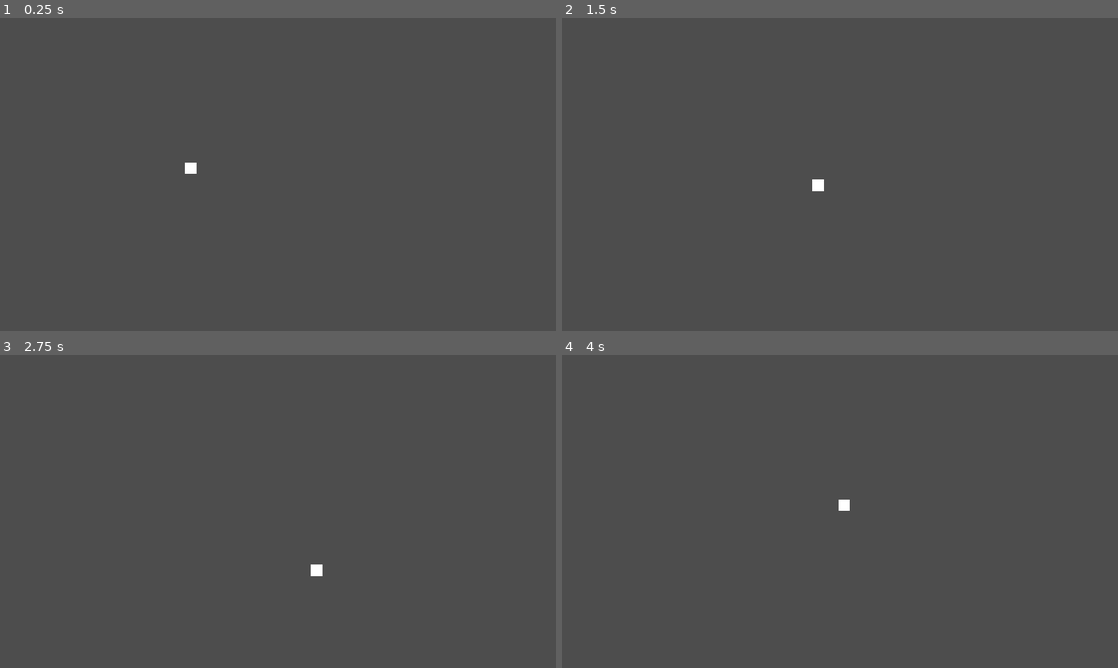
Above: before the commit, frames 1-4 (two rows, left to right).
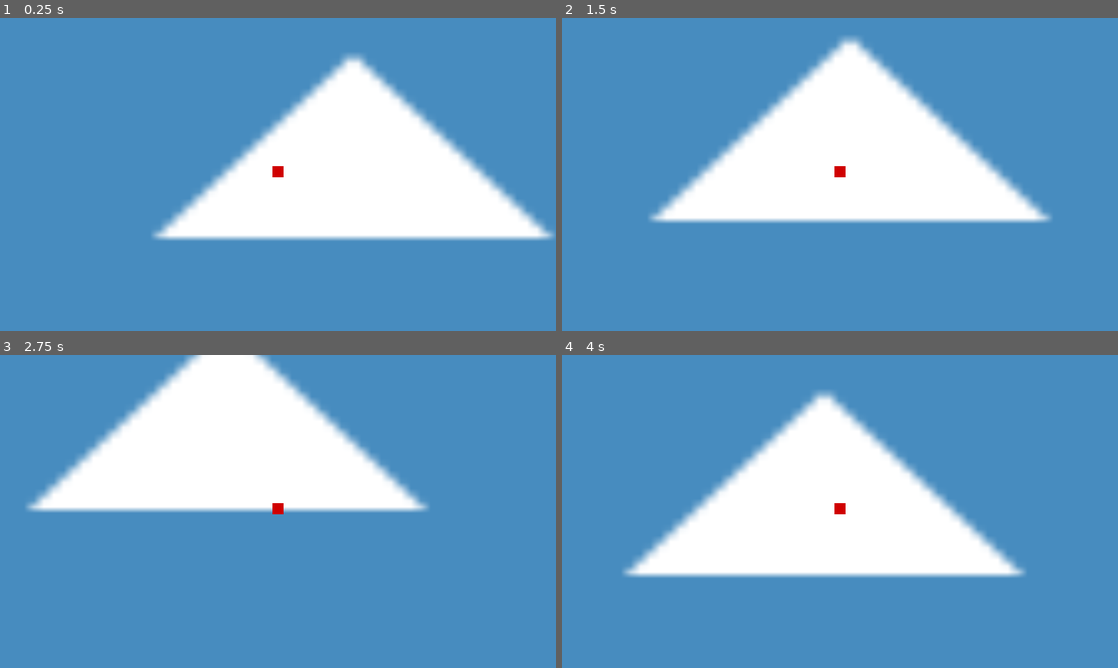
Above: after the commit, the same moments.

Repository: DrOtter3000/ctrlottdelete
Game: Godot game, scene res://Levels/level_1.tscn
The game is run twice, just before and just after one commit, with the same random seed, the same clock (stepped at 60 frames per second) and the same inputs. The engine's default icon, where the game draws it, is replaced by a stand-in: a white triangle on a blue panel in a dark square.
Inputs:
- Up to frame 1 (0.25 s): no input
- Up to frame 2 (1.5 s): tap Enter at 0.5 s; hold D (right) 0.53-1.28 s; hold S (down) from 1.28 s (still down)
- Up to frame 3 (2.75 s): release S (down) at 2.03 s; hold D (right) from 2.03 s (still down)
- Up to frame 4 (4 s): release D (right) at 2.78 s; hold W (up) 2.78-3.53 s; hold A (left) from 3.53 s (still down)

The runs differ from the first frame. In frame 1, 100% of the frame differs, in the area x 0-100%, y 0-100%; in frame 2, 100%; in frame 3, 100%; in frame 4, 100%.

Commit message:
add pause menu

Diff:
--- /dev/null
+++ b/Levels/level.gd
@@ -0,0 +1 @@
+extends Node2D
--- a/Levels/level_1.tscn
+++ b/Levels/level_1.tscn
@@ -1,8 +1,16 @@
-[gd_scene load_steps=2 format=3 uid="uid://br5iiks6kjm3i"]
+[gd_scene load_steps=4 format=3 uid="uid://br5iiks6kjm3i"]
 
 [ext_resource type="PackedScene" uid="uid://j6rr43ltwdd" path="res://Player/player.tscn" id="1_06dtt"]
+[ext_resource type="Script" path="res://Levels/level.gd" id="1_8r4jo"]
+[ext_resource type="Texture2D" uid="uid://c3b4ck2lggy2n" path="res://icon.svg" id="3_bxp7x"]
 
 [node name="Level_1" type="Node2D"]
+script = ExtResource("1_8r4jo")
+
+[node name="Icon" type="Sprite2D" parent="."]
+position = Vector2(919.5, 705.5)
+scale = Vector2(34.2734, 21.1328)
+texture = ExtResource("3_bxp7x")
 
 [node name="PlayerStartPosition" type="Marker2D" parent="." groups=["PlayerStartPosition"]]
 position = Vector2(659, 528)
--- a/Player/player.gd
+++ b/Player/player.gd
@@ -1,5 +1,6 @@
 extends CharacterBody2D
 
+@onready var pause_menu: Control = $PauseMenu
 
 const SPEED = 300.0
 const JUMP_VELOCITY = -400.0
@@ -9,6 +10,12 @@
 	position = get_tree().get_first_node_in_group("PlayerStartPosition").global_position
 
 
+func _process(delta: float) -> void:
+	if Input.is_action_just_pressed("Pause"):
+		pause_menu.switch_visibility()
+		get_tree().paused = true
+
+
 func _physics_process(delta: float) -> void:
 	var direction = Input.get_vector("left", "right", "up", "down")
 	velocity = direction * SPEED
--- a/Player/player.tscn
+++ b/Player/player.tscn
@@ -1,9 +1,12 @@
-[gd_scene load_steps=2 format=3 uid="uid://j6rr43ltwdd"]
+[gd_scene load_steps=3 format=3 uid="uid://j6rr43ltwdd"]
 
 [ext_resource type="Script" path="res://Player/player.gd" id="1_fr5kr"]
+[ext_resource type="PackedScene" uid="uid://cjvpa5aygihbw" path="res://UI/pause_menu.tscn" id="2_tdi36"]
 
 [node name="Player" type="CharacterBody2D"]
 script = ExtResource("1_fr5kr")
+
+[node name="Camera2D" type="Camera2D" parent="."]
 
 [node name="PlayerColission" type="CollisionShape2D" parent="."]
 
@@ -15,3 +18,7 @@
 offset_right = 20.0
 offset_bottom = 10.0
 pivot_offset = Vector2(20, 30)
+color = Color(0.815686, 0, 0, 1)
+
+[node name="PauseMenu" parent="." instance=ExtResource("2_tdi36")]
+visible = false
--- /dev/null
+++ b/UI/pause_menu.gd
@@ -0,0 +1,11 @@
+extends Control
+
+
+
+func switch_visibility() -> void:
+	visible = !visible
+
+
+func _on_btn_back_pressed() -> void:
+	switch_visibility()
+	get_tree().paused = false
--- /dev/null
+++ b/UI/pause_menu.tscn
@@ -0,0 +1,44 @@
+[gd_scene load_steps=3 format=3 uid="uid://cjvpa5aygihbw"]
+
+[ext_resource type="FontFile" uid="uid://dyey30lwflix3" path="res://Fonts/Marker Felt.ttf" id="1_j6tha"]
+[ext_resource type="Script" path="res://UI/pause_menu.gd" id="1_wvlub"]
+
+[node name="PauseMenu" type="Control"]
+process_mode = 3
+layout_mode = 3
+anchors_preset = 15
+anchor_right = 1.0
+anchor_bottom = 1.0
+grow_horizontal = 2
+grow_vertical = 2
+script = ExtResource("1_wvlub")
+
+[node name="VBoxContainer" type="VBoxContainer" parent="."]
+layout_mode = 1
+anchors_preset = 8
+anchor_left = 0.5
+anchor_top = 0.5
+anchor_right = 0.5
+anchor_bottom = 0.5
+offset_left = -100.0
+offset_top = -92.0
+offset_right = 100.0
+offset_bottom = 92.0
+grow_horizontal = 2
+grow_vertical = 2
+theme_override_constants/separation = 16
+
+[node name="LblPause" type="Label" parent="VBoxContainer"]
+layout_mode = 2
+theme_override_fonts/font = ExtResource("1_j6tha")
+theme_override_font_sizes/font_size = 64
+text = "Pause"
+horizontal_alignment = 1
+
+[node name="BtnBack" type="Button" parent="VBoxContainer"]
+custom_minimum_size = Vector2(200, 80)
+layout_mode = 2
+size_flags_horizontal = 4
+text = "Back"
+
+[connection signal="pressed" from="VBoxContainer/BtnBack" to="." method="_on_btn_back_pressed"]
--- a/project.godot
+++ b/project.godot
@@ -57,6 +57,11 @@
 "events": [Object(InputEventMouseButton,"resource_local_to_scene":false,"resource_name":"","device":-1,"window_id":0,"a …(258 unchanged characters)…
 ]
 }
+Pause={
+"deadzone": 0.5,
+"events": [Object(InputEventKey,"resource_local_to_scene":false,"resource_name":"","device":-1,"window_id":0,"alt_pressed":false,"shift_pressed":false,"ctrl_pressed":false,"meta_pressed":false,"pressed":false,"keycode":0,"physical_keycode":4194305,"key_label":0,"unicode":0,"location":0,"echo":false,"script":null)
+]
+}
 
 [rendering]
 
